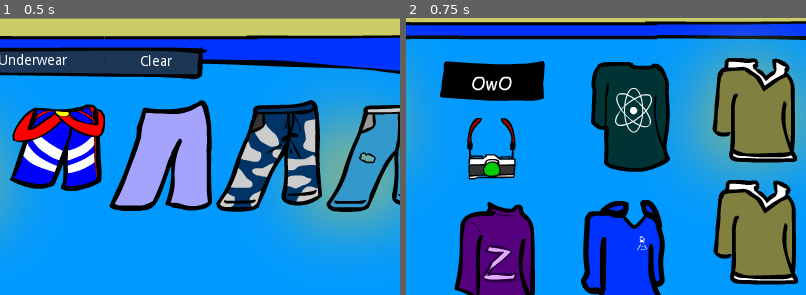
Above: before the commit, frames 1-2 (left to right).
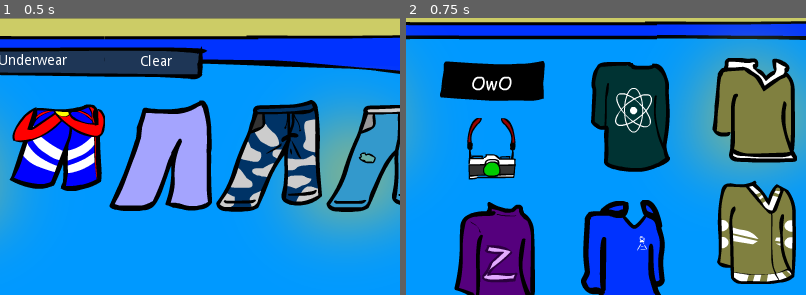
Above: after the commit, the same moments.

Repository: tonytins/dressupzack
Game: Godot game, scene res://GameScreen.tscn
Two runs of this game, one before a commit and one after it. Both use one fixed random seed, a clock stepped at 60 frames per second and the inputs below.
Inputs:
- Up to frame 1 (0.5 s): no input
- Up to frame 2 (0.75 s): click "Classic" at 0.5 s
The pictures show only the part of the screen within x 42-92%, y 0-50%; the shares and areas given below are measured in that part.

Frame 1 is identical in both runs. In frame 2, 3.2% of the frame differs, in the area x 76-98%, y 58-97%.

Commit message:
Fixed yet another mistake

Diff:
--- a/project/ClassicClothes.tscn
+++ b/project/ClassicClothes.tscn
@@ -9,14 +9,15 @@
 [ext_resource path="res://assets/blue_camo_jeans.png" type="Texture" id=7]
 [ext_resource path="res://assets/beat_up_jeans.png" type="Texture" id=8]
 [ext_resource path="res://assets/old_sweatshirt.png" type="Texture" id=9]
-[ext_resource path="res://assets/raw_shirt.png" type="Texture" id=10]
-[ext_resource path="res://assets/atomic_shirt.png" type="Texture" id=11]
-[ext_resource path="res://assets/z_shirt.png" type="Texture" id=12]
-[ext_resource path="res://assets/biker_jacket.png" type="Texture" id=13]
-[ext_resource path="res://assets/whatsnew_shirt.png" type="Texture" id=14]
-[ext_resource path="res://assets/train_hoodie.png" type="Texture" id=15]
-[ext_resource path="res://assets/camera.png" type="Texture" id=16]
-[ext_resource path="res://assets/owo_censor_classic.png" type="Texture" id=17]
+[ext_resource path="res://assets/dj_shirt.png" type="Texture" id=10]
+[ext_resource path="res://assets/raw_shirt.png" type="Texture" id=11]
+[ext_resource path="res://assets/atomic_shirt.png" type="Texture" id=12]
+[ext_resource path="res://assets/z_shirt.png" type="Texture" id=13]
+[ext_resource path="res://assets/biker_jacket.png" type="Texture" id=14]
+[ext_resource path="res://assets/whatsnew_shirt.png" type="Texture" id=15]
+[ext_resource path="res://assets/train_hoodie.png" type="Texture" id=16]
+[ext_resource path="res://assets/camera.png" type="Texture" id=17]
+[ext_resource path="res://assets/owo_censor_classic.png" type="Texture" id=18]
 
 [node name="Clothes" type="Node"]
 
@@ -263,7 +264,7 @@
 enabled_focus_mode = 2
 shortcut = null
 group = null
-texture_normal = ExtResource( 9 )
+texture_normal = ExtResource( 10 )
 script = ExtResource( 2 )
 _sections_unfolded = [ "Textures" ]
 
--- a/project/GameScreen.tscn
+++ b/project/GameScreen.tscn
@@ -7,7 +7,7 @@
 [ext_resource path="res://Clothes.tscn" type="PackedScene" id=5]
 [ext_resource path="res://Interface.tscn" type="PackedScene" id=6]
 
-[node name="GameScreen" type="Node"]
+[node name="GameScreen" type="Node" index="0"]
 
 script = ExtResource( 1 )
 
Not shown: 9 places in project/ClassicClothes.tscn that only renumber resources
